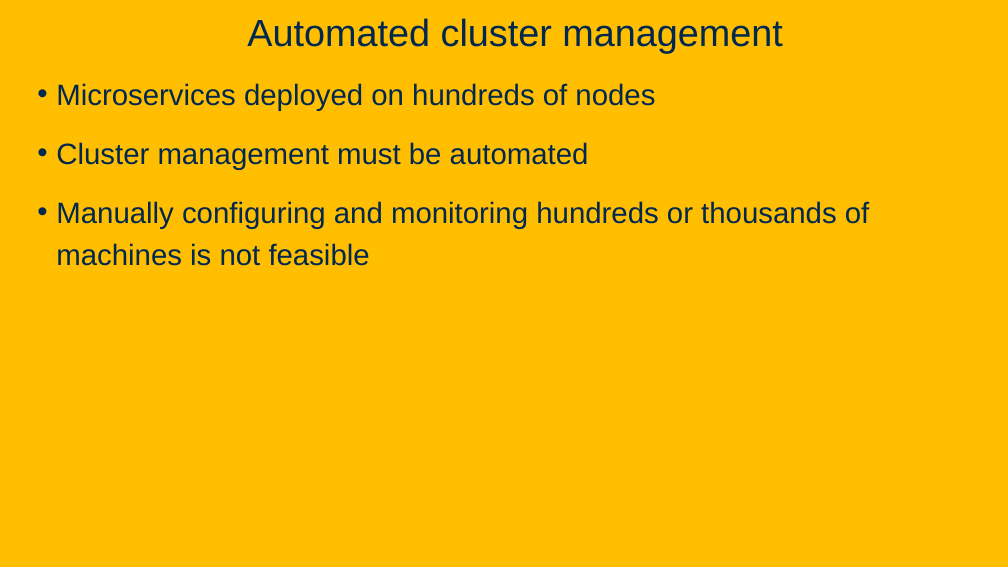
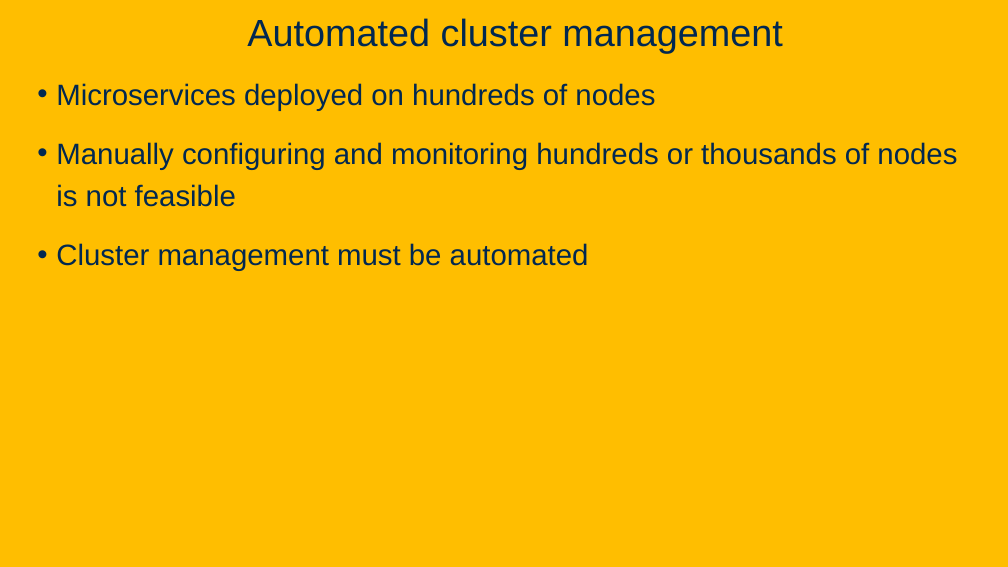
Before and after one commit to davsec-teaching/W26_ECS_160, a slide deck: slide 4 of slides/Kubernetes.pptx. Drawn at 1008x567 pixels with LibreOffice and Linux fonts; fonts in the diff are those of the drawing; background and template pictures are left out. Boxes give left, top, right and bottom in pixels: in the first picture for what was removed or moved away, otherwise in the second. Text is boxed around its words. In the diff, an @@ line names an element or a change of style, - is before the commit and + after.

```diff
--- a/slides/Kubernetes.pptx
+++ b/slides/Kubernetes.pptx
@@ text at [56, 142, 957, 207]: paragraph added @@
+• Manually configuring and monitoring hundreds or thousands of nodes is not feasible
@@ text at [56, 201, 869, 266]: paragraph removed @@
-• Manually configuring and monitoring hundreds or thousands of machines is not feasible
```
Also in this commit, not shown: 16 other slides changed, 7 slides added, 1 slide removed, 1 other file.
